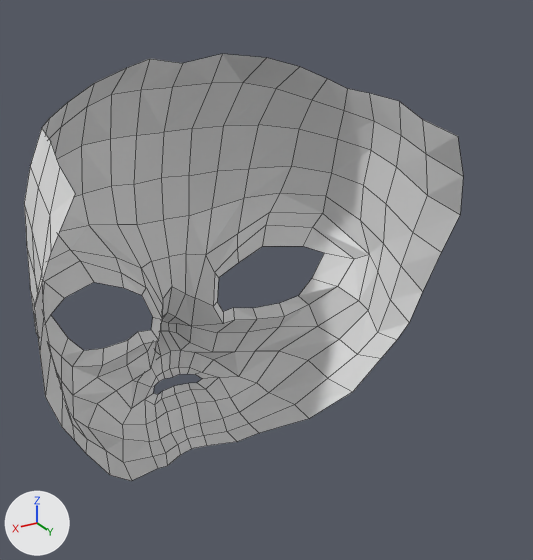
Before and after pictures for a commit that changed the Blender file anime.blend.
Camera for both pictures: a 50 mm lens placed at (0.16, 0.258, 1.739), pointed at (-0.009, -0.024, 1.598). The lights are fixed; the arrows at lower left show +X, +Y and +Z. Mesh edges are drawn as thin lines.
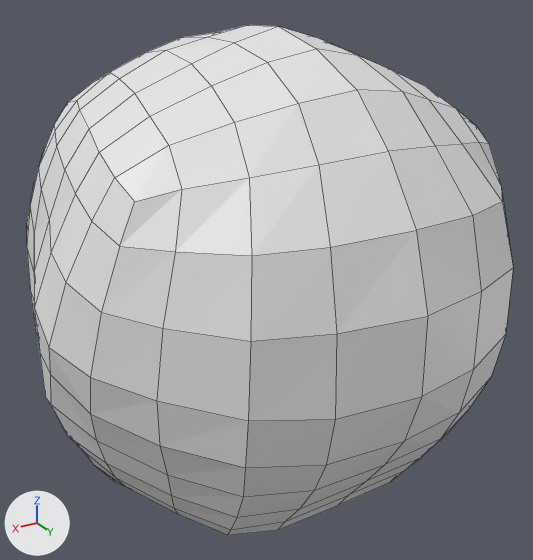
Boxes (x1, y1, x2, y2) around the edits, measured in the pictures (533 x 560 px):
'Plane', reshaped (11% wider, 19% taller): before (24, 54, 463, 481); after (27, 25, 513, 535)

The edits, one by one:
me_plane is used by ob_plane; location (0.0, 0.0, 0.0).
me_plane had 156 vertices, 127 faces and spanned x 0.0..0.107, y -0.141..0.012, z 1.454..1.696.
me_plane now has 240 vertices, 209 faces and spans x 0.0..0.107, y -0.141..0.096, z 1.454..1.716.
Part 1, on me_plane:
6 vertices in x 0.009..0.098, y -0.102..-0.021, z 1.46..1.606 move by (0.003, 0.0, 0.0).
3 vertices in x 0.033..0.093, y -0.085..-0.029, z 1.471..1.565 move by (0.002, 0.0, 0.0).
17 vertices move from x 0.0..0.099, y -0.09..-0.01, z 1.47..1.696 to x 0.0..0.101, y -0.078..-0.006, z 1.469..1.698.
78 vertices are added at x 0.0..0.107, y -0.077..0.096, z 1.461..1.716.
6 new vertices lie (0.0, 0.008, 0.001) away from vertices in x 0.0..0.103, y -0.102..-0.015, z 1.454..1.573.
82 new faces join them.
